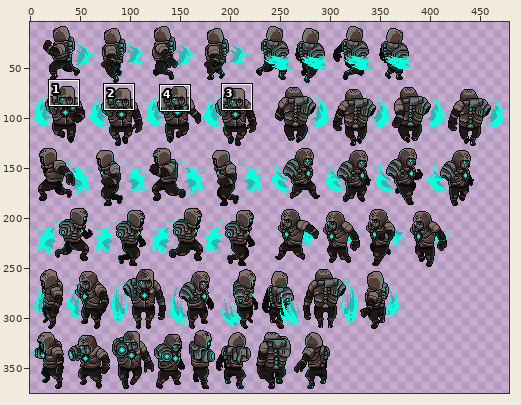
One commit to this sprite sheet: Assets/Player/Sprites/Character_Spritesheet_V3.png. Above, an overview of the earlier version with the close-up marked.
Close-up. Before the edit:
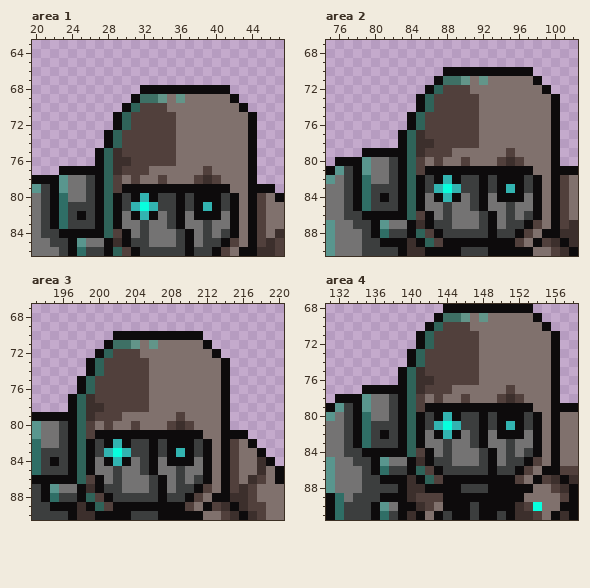
The file is 486x375 pixels. Colours within 5 levels of each other are drawn and written as one. Shown: area 1: x 20..47, y 63..86; area 2: x 75..102, y 67..90; area 3: x 193..220, y 67..90; area 4: x 131..158, y 68..91. The wide view leaves out empty margins. The commit also changed other parts of the picture, which this record leaves out.
Now the later version:
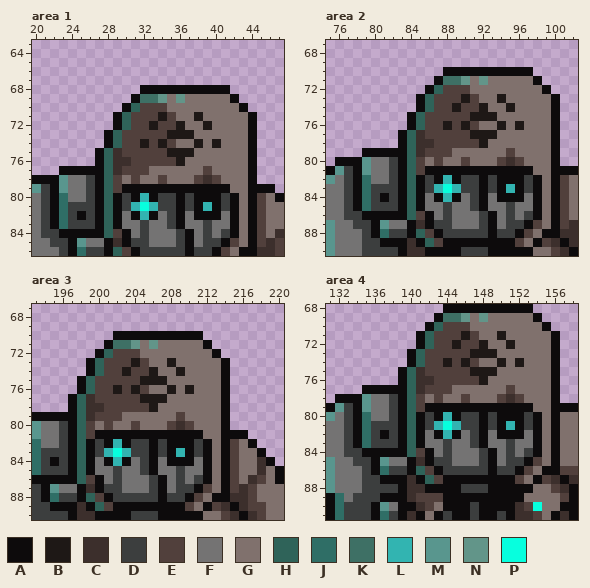
Palette (. is transparent): A #0d0b0c  B #1e1816  C #3c2f2c  D #3c3e3e  E #51403c  F #747373  G #80716d  H #2f6359  J #2f6e66  K #3e7065  L #32b4b1  M #59968e  N #629589  P #07ffde
The edit:
Area 1:
Colour B replaces colour E in row 71 at x 34; in row 72 at x 33; in row 73 at x 35; in row 74 at x 32 and 34; in row 75 at x 35.
Colour B replaces colour G in row 71 at x 38; in row 72 at x 36 and 39; in row 73 at x 36 to 37; in row 74 at x 38 and 40; in row 75 at x 36 to 37; in row 76 at x 36.
Area 2:
Colour B replaces colour E in row 73 at x 90; in row 74 at x 89; in row 75 at x 91; in row 76 at x 88 and 90; in row 77 at x 91.
Colour B replaces colour G in row 73 at x 94; in row 74 at x 92 and 95; in row 75 at x 92 to 93; in row 76 at x 94 and 96; in row 77 at x 92 to 93; in row 78 at x 92.
Area 3:
Colour B replaces colour E in row 73 at x 204; in row 74 at x 203; in row 75 at x 205; in row 76 at x 202 and 204; in row 77 at x 205.
Colour B replaces colour G in row 73 at x 208; in row 74 at x 206 and 209; in row 75 at x 206 to 207; in row 76 at x 208 and 210; in row 77 at x 206 to 207; in row 78 at x 206.
Area 4:
Colour B replaces colour E in row 71 at x 146; in row 72 at x 145; in row 73 at x 147; in row 74 at x 144 and 146; in row 75 at x 147.
Colour B replaces colour G in row 71 at x 150; in row 72 at x 148 and 151; in row 73 at x 148 to 149; in row 74 at x 150 and 152; in row 75 at x 148 to 149; in row 76 at x 148.
Changed places in both close-ups, as pixel boxes (x1, y1, x2, y2):
changed: (140, 112, 221, 166)
changed: (443, 94, 524, 148)
changed: (113, 358, 194, 412)
changed: (443, 331, 524, 385)
